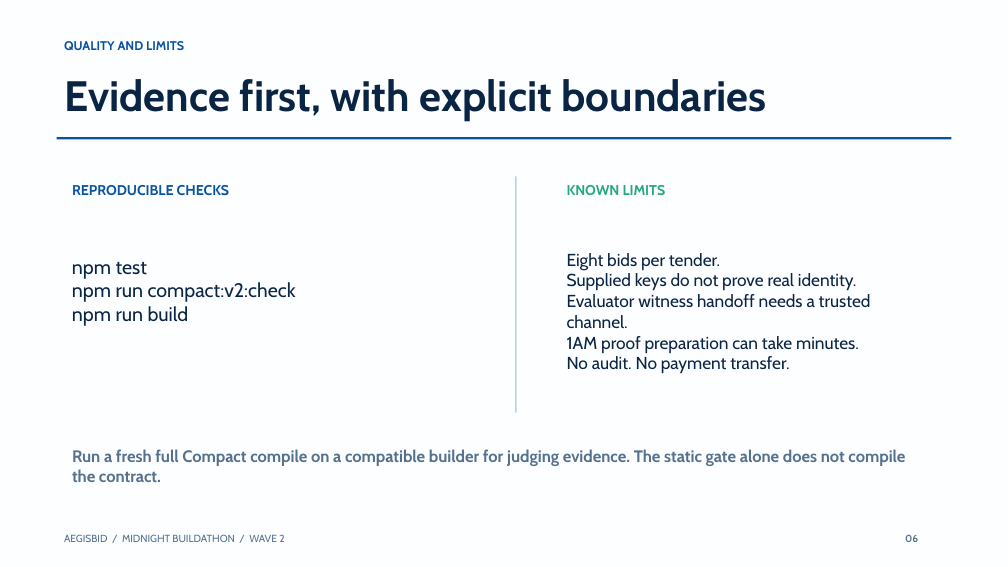
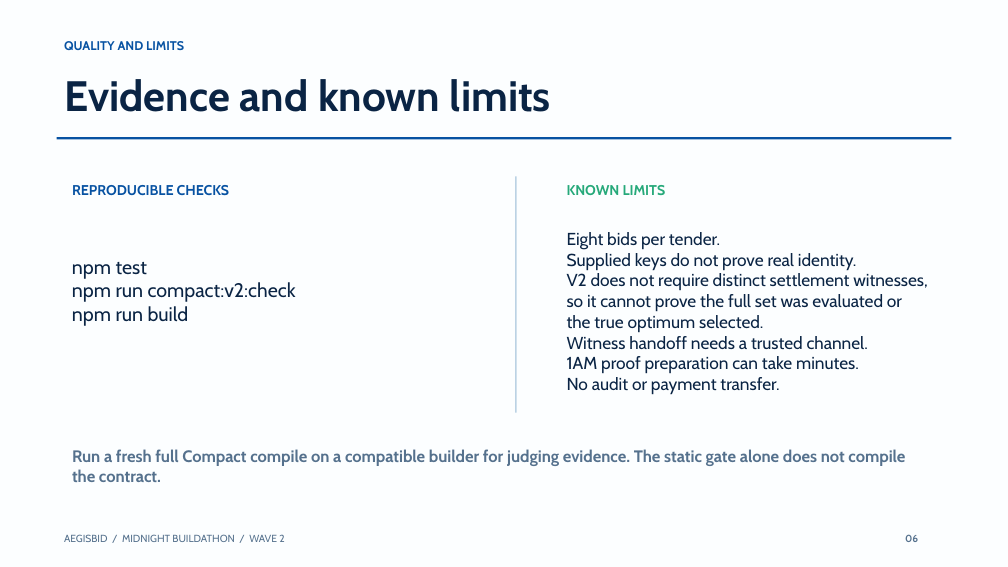
Before and after one commit to dinitheth/AegisBid, a slide deck: slide 6 of submission/AegisBid-Wave2-v2.pptx. Drawn at 1008x567 pixels with LibreOffice and Linux fonts; fonts in the diff are those of the drawing. Boxes give left, top, right and bottom in pixels: in the first picture for what was removed or moved away, otherwise in the second. Text is boxed around its words. In the diff, an @@ line names an element or a change of style, - is before the commit and + after.

Commit message:
Align Wave 2 materials with V2 settlement limits

```diff
--- a/submission/AegisBid-Wave2-v2.pptx
+++ b/submission/AegisBid-Wave2-v2.pptx
@@ text at <box>64,79,551,112</box>: text changed @@
-Evidence first, with explicit boundaries
+Evidence and known limits
@@ text at <box>567,273,927,350</box>: text changed @@
-Evaluator witness handoff needs a trusted channel.
+V2 does not require distinct settlement witnesses, so it cannot prove the full set was evaluated or the true optimum selected.
+Witness handoff needs a trusted channel.
@@ text at <box>567,377,779,395</box>: text changed @@
-No audit. No payment transfer.
+No audit or payment transfer.
```
Also in this commit, not shown: 6 other slides changed, 4 other files.
